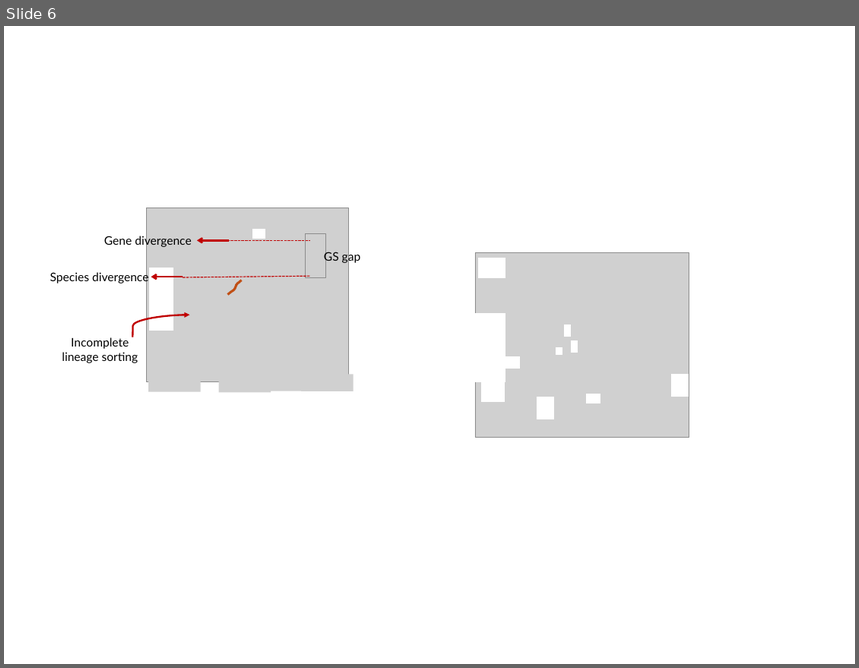
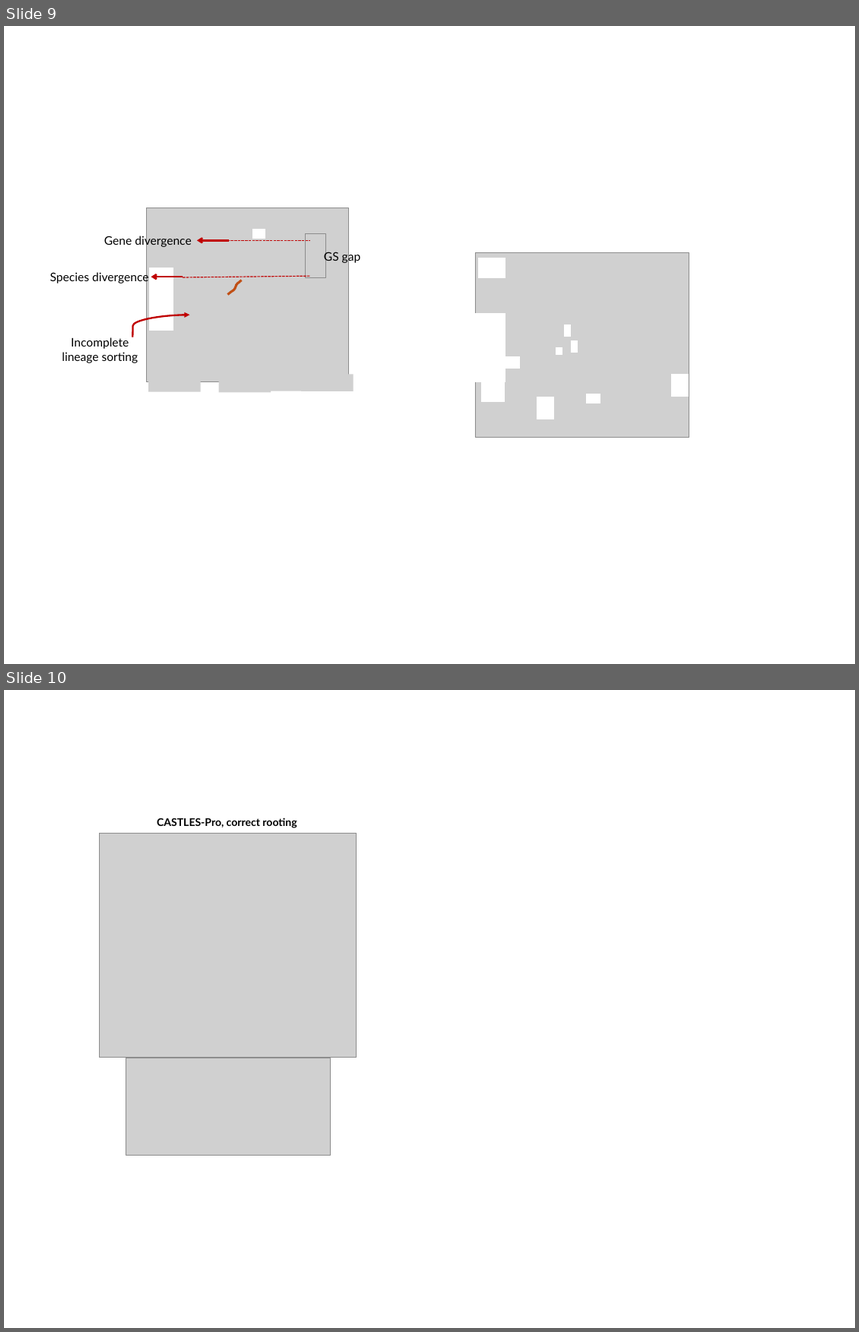
Before and after one commit to ytabatabaee/coalescent-based-dating, a slide deck: theory/figures.pptx. Shown one above the other, each under a label of ours: slide 6 before the commit, slides 9 and 10 after it. The pictures are 859x668 and 859x1332 pixels, drawn with LibreOffice and Linux fonts; fonts in the diff are those of the drawing; grey boxes stand for pictures. Boxes give left, top, right and bottom in pixels: in the first picture for what was removed or moved away, otherwise in the second. Text is boxed around its words. In the diff, an @@ line names an element or a change of style, - is before the commit and + after.

Commit message:
add pipeline figure

```diff
--- a/theory/figures.pptx
+++ b/theory/figures.pptx
@@ slide 10 added at (4, 690, 855, 1328), background #FFFFFF @@
@@ text added at (157, 818, 297, 828), 18 pt, text #000000, bold @@
+CASTLES-Pro, correct rooting
@@ picture added at (99, 833, 357, 1058) @@
@@ picture added at (126, 1058, 331, 1155) @@
@@ what was slide 6 is now slide 9 @@
```
Also in this commit, not shown: 1 slide changed, 1 other slide added.
